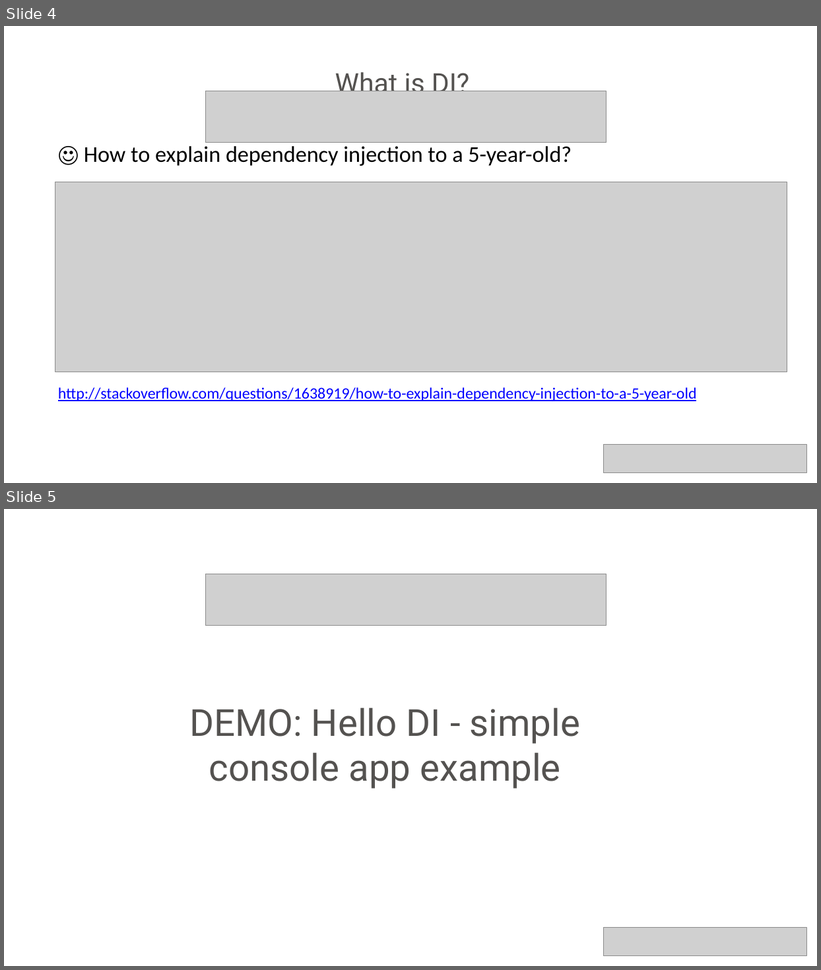
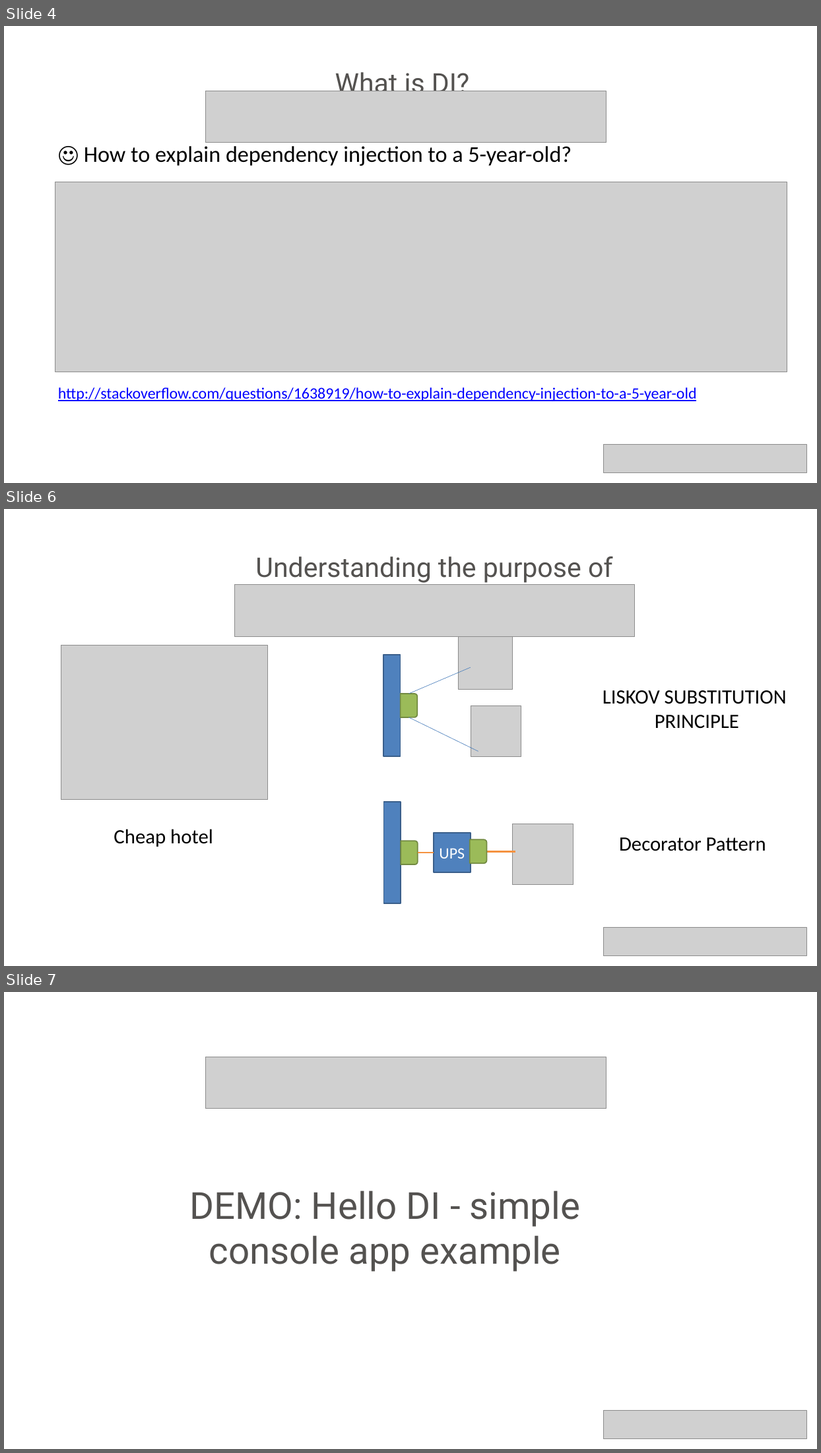
Before and after one commit to neman/DI-Course, a slide deck: DI Course.pptx. Shown one above the other, each under a label of ours: slides 4 and 5 before the commit, slides 4, 6 and 7 after it; the slides between them are not shown. The pictures are 821x970 and 821x1453 pixels, drawn with LibreOffice and Linux fonts; fonts in the diff are those of the drawing; grey boxes stand for pictures; background and template pictures are left out. Boxes give left, top, right and bottom in pixels: in the first picture for what was removed or moved away, otherwise in the second. Text is boxed around its words. In the diff, an @@ line names an element or a change of style, - is before the commit and + after.

```diff
--- a/DI Course.pptx
+++ b/DI Course.pptx
@@ slide 6 added at (x1=4, y1=509, x2=817, y2=966), background picture (left out) @@
@@ text added at (x1=255, y1=557, x2=613, y2=617), 48 pt, text #545250 @@
+Understanding the purpose of DI
@@ picture added at (x1=234, y1=584, x2=635, y2=636) @@
@@ picture added at (x1=61, y1=645, x2=267, y2=800) @@
@@ picture added at (x1=458, y1=636, x2=513, y2=689) @@
@@ rectangle added at (x1=384, y1=655, x2=401, y2=757), fill #4F81BD, outline #3A5F8C 2 pt @@
@@ line added from (471, 667) to (409, 694), #4B7EBC 0.75 pt @@
@@ round same rect added at (x1=401, y1=694, x2=417, y2=718), fill #9BBB59, outline #738A42 2 pt @@
@@ picture added at (x1=471, y1=706, x2=521, y2=757) @@
@@ text added at (x1=603, y1=691, x2=787, y2=729), 36 pt, text #000000 @@
+LISKOV SUBSTITUTION
+PRINCIPLE
@@ line added from (409, 718) to (479, 752), #4B7EBC 0.75 pt @@
@@ rectangle added at (x1=384, y1=802, x2=401, y2=904), fill #4F81BD, outline #3A5F8C 2 pt @@
@@ picture added at (x1=513, y1=824, x2=574, y2=885) @@
@@ text added at (x1=114, y1=829, x2=213, y2=847), 36 pt, text #000000 @@
+Cheap hotel
@@ round same rect added at (x1=401, y1=841, x2=418, y2=865), fill #9BBB59, outline #738A42 2 pt @@
@@ rectangle added at (x1=434, y1=834, x2=471, y2=873), fill #4F81BD, outline #3A5F8C 2 pt, 28 pt, text #FFFFFF @@
+UPS
@@ round same rect added at (x1=470, y1=840, x2=487, y2=863), fill #9BBB59, outline #738A42 2 pt @@
@@ text added at (x1=619, y1=838, x2=766, y2=852), 36 pt, text #000000 @@
+Decorator Pattern
@@ line added from (418, 853) to (434, 853), #F69240 3 pt @@
@@ line added from (469, 852) to (516, 852), #F69240 3 pt @@
@@ picture added at (x1=604, y1=927, x2=807, y2=956) @@
@@ what was slide 5 is now slide 7 @@
```
Also in this commit, not shown: 1 other slide added, 1 other file.
